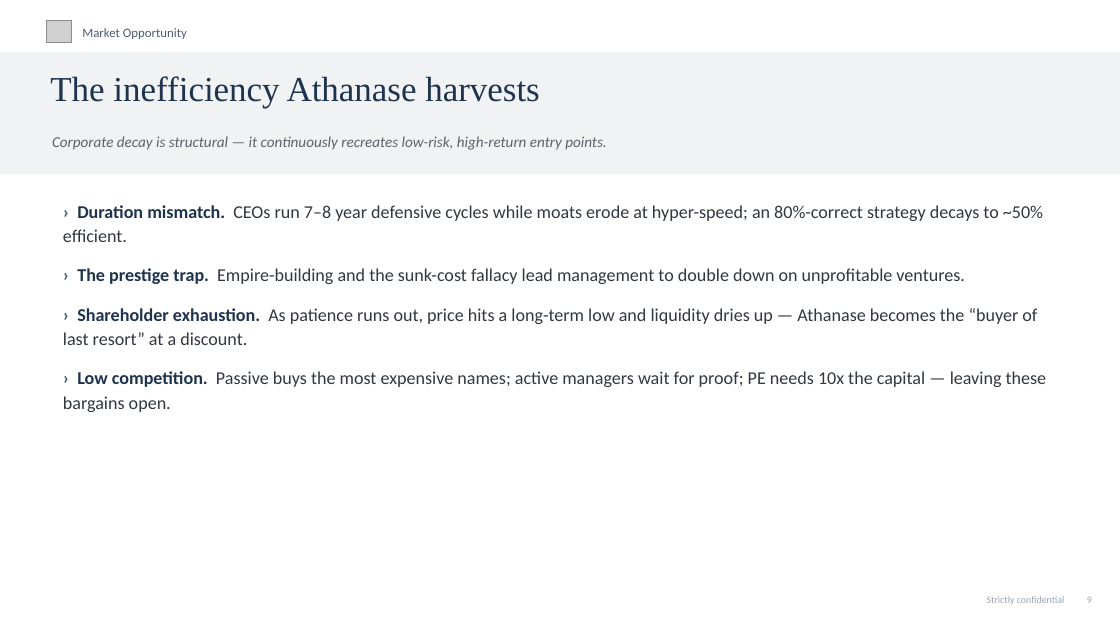
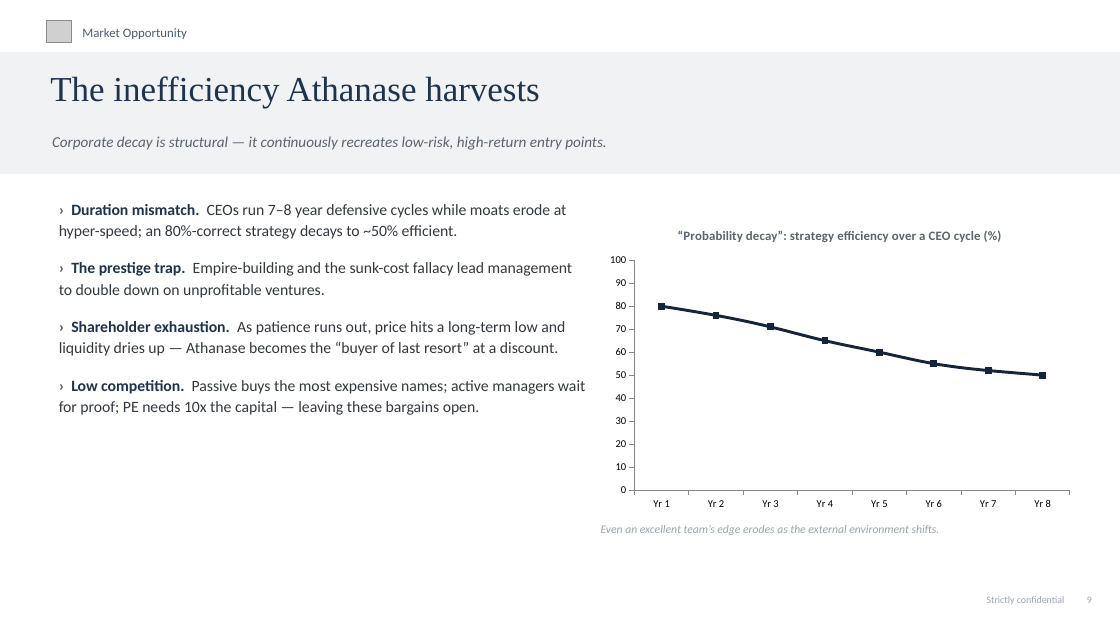
Before and after one commit to charette-lab/Claude, a slide deck: slide 12 of Athanase_Engaged_Ownership_Allocator_Deck.pptx. Drawn at 1120x630 pixels with LibreOffice and Linux fonts; fonts in the diff are those of the drawing; grey boxes stand for pictures. Boxes give left, top, right and bottom in pixels: in the first picture for what was removed or moved away, otherwise in the second. Text is boxed around its words. In the diff, an @@ line names an element or a change of style, - is before the commit and + after.

```diff
--- a/Athanase_Engaged_Ownership_Allocator_Deck.pptx
+++ b/Athanase_Engaged_Ownership_Allocator_Deck.pptx
@@ text "› Duration mismatch. CEOs run ..." at (x1=59, y1=204, x2=585, y2=415): size 15.5 to 13.5 pt; more space between paragraphs @@
@@ line chart added at (x1=601, y1=214, x2=1080, y2=517) @@
+title "“Probability decay”: strategy efficiency over a CEO cycle (%)"
+categories: Yr 1, Yr 2, Yr 3, Yr 4, Yr 5, Yr 6, Yr 7, Yr 8
+Series 1: 80, 76, 71, 65, 60, 55, 52, 50
@@ text added at (x1=601, y1=525, x2=940, y2=535), 10 pt, text #9AA4B0, italic @@
+Even an excellent team’s edge erodes as the external environment shifts.
```
Also in this commit, not shown: 3 other slides changed, 1 other file.
